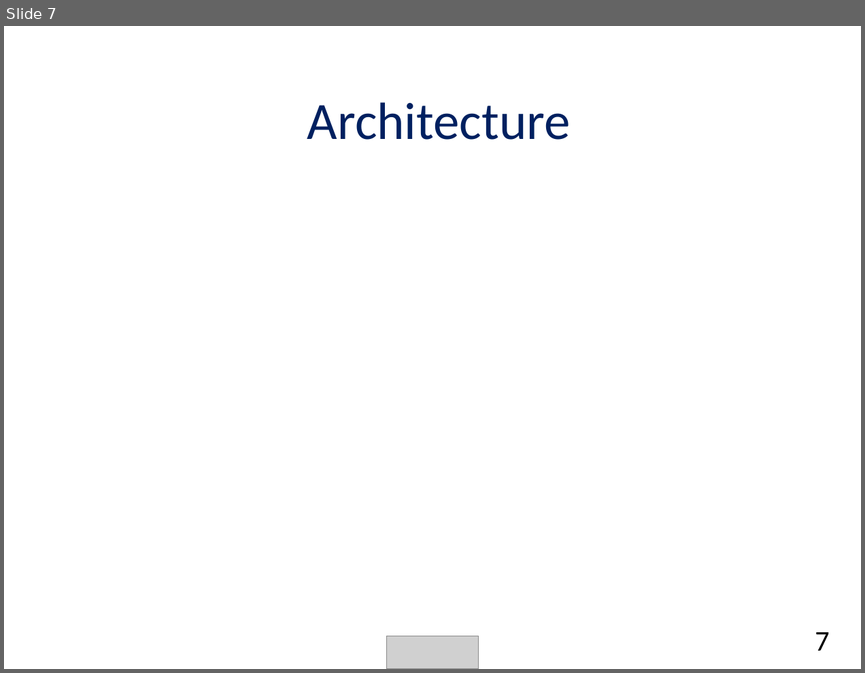
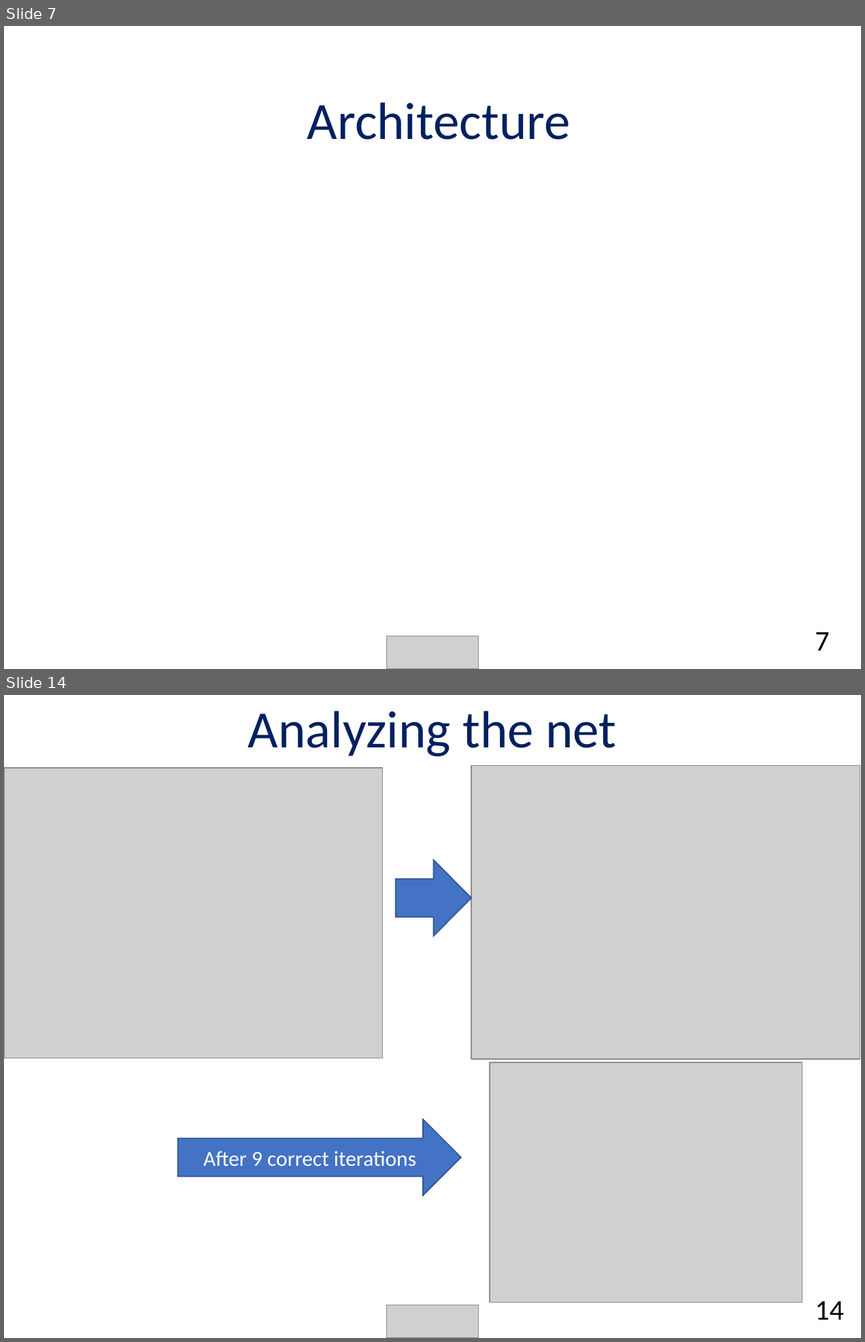
Before and after one commit to chendudai/Sudoku, a slide deck: Presentation/final_presentation.pptx. Shown one above the other, each under a label of ours: slide 7 before the commit, slides 7 and 14 after it; the slides between them are not shown. The pictures are 865x673 and 865x1342 pixels, drawn with LibreOffice and Linux fonts; fonts in the diff are those of the drawing; grey boxes stand for pictures. Boxes give left, top, right and bottom in pixels: in the first picture for what was removed or moved away, otherwise in the second. Text is boxed around its words. In the diff, an @@ line names an element or a change of style, - is before the commit and + after.

```diff
--- a/Presentation/final_presentation.pptx
+++ b/Presentation/final_presentation.pptx
@@ slide 14 added at bbox=[4, 695, 861, 1338], background #FFFFFF @@
@@ title added at bbox=[248, 711, 616, 757], 44 pt, text #002060 @@
+Analyzing the net
@@ picture added at bbox=[4, 768, 383, 1058] @@
@@ picture added at bbox=[471, 765, 859, 1059] @@
@@ right arrow added at bbox=[396, 860, 471, 936], fill #4472C4, outline #325491 1 pt @@
@@ picture added at bbox=[490, 1063, 802, 1302] @@
@@ right arrow added at bbox=[178, 1119, 462, 1195], fill #4472C4, outline #325491 1 pt, 18 pt, text #FFFFFF @@
+After 9 correct iterations
@@ picture added at bbox=[386, 1304, 478, 1338] @@
@@ text added at bbox=[815, 1301, 844, 1319], 24 pt, text #000000 @@
+14
```
Also in this commit, not shown: 12 slides changed, 3 other slides added, 1 slide removed, 2 other files.
